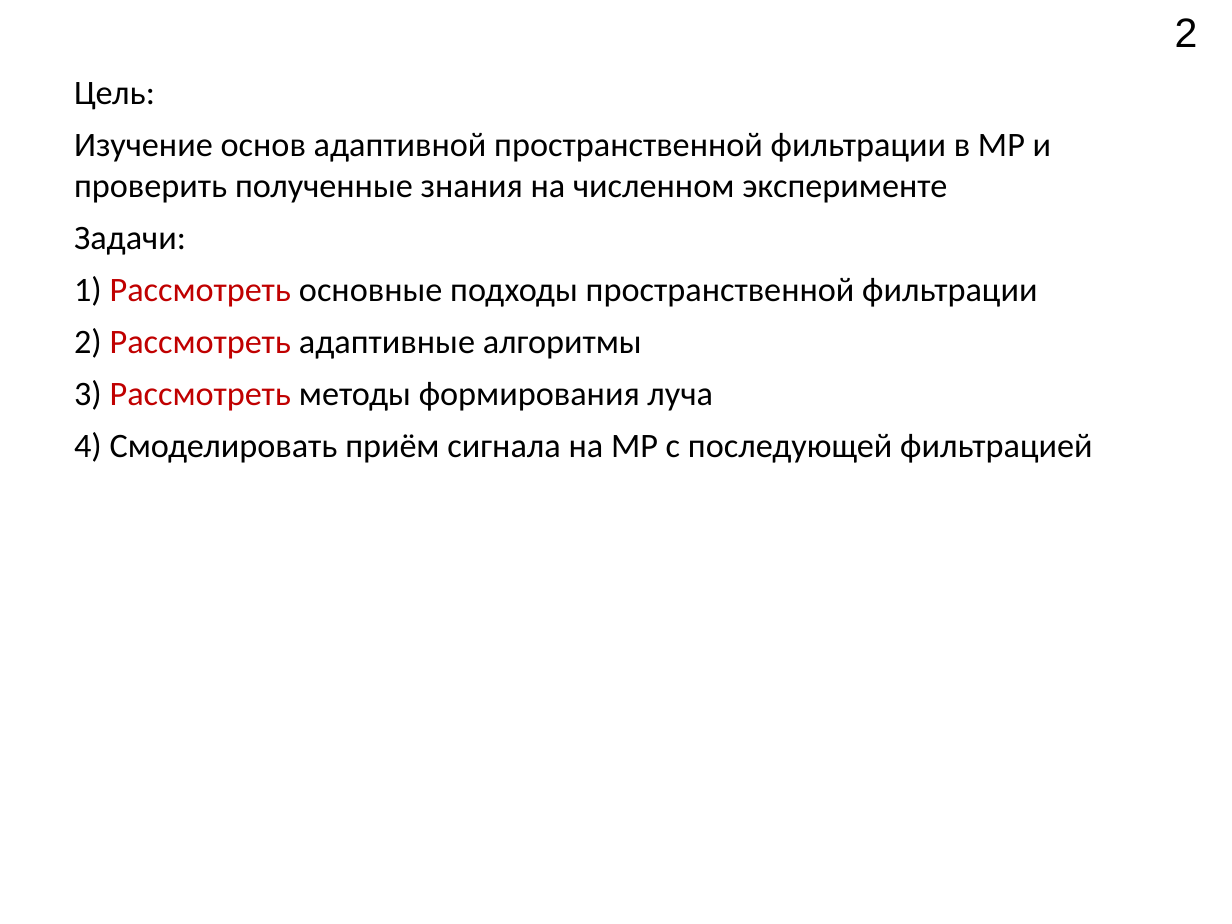
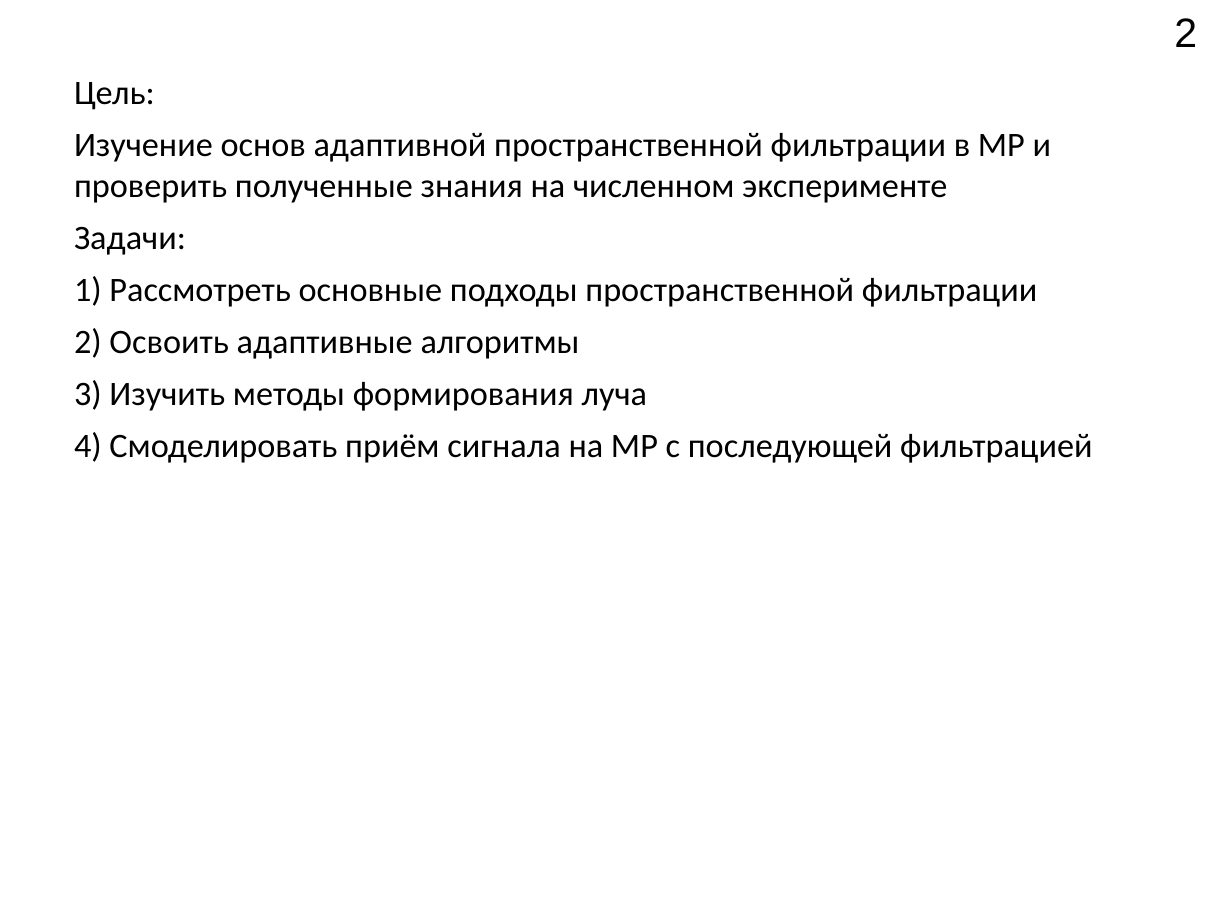
Before and after one commit to Rernamp/microphone_arrays, a slide deck: slide 2 of student_session_2021/Доклад.pptx. Drawn at 1232x924 pixels with LibreOffice and Linux fonts; fonts in the diff are those of the drawing. Boxes give left, top, right and bottom in pixels: in the first picture for what was removed or moved away, otherwise in the second. Text is boxed around its words. In the diff, an @@ line names an element or a change of style, - is before the commit and + after.

```diff
--- a/student_session_2021/Доклад.pptx
+++ b/student_session_2021/Доклад.pptx
@@ text at (x1=74, y1=276, x2=1037, y2=307): text colour #C00000 to #000000 in "Рассмотреть" @@
@@ text at (x1=74, y1=328, x2=647, y2=411): text changed @@
-2) Рассмотреть адаптивные алгоритмы
-3) Рассмотреть методы формирования луча
+2) Освоить адаптивные алгоритмы
+3) Изучить методы формирования луча
```
Also in this commit, not shown: 5 other slides changed, 1 slide added, 2 slides removed, 14 other files.
